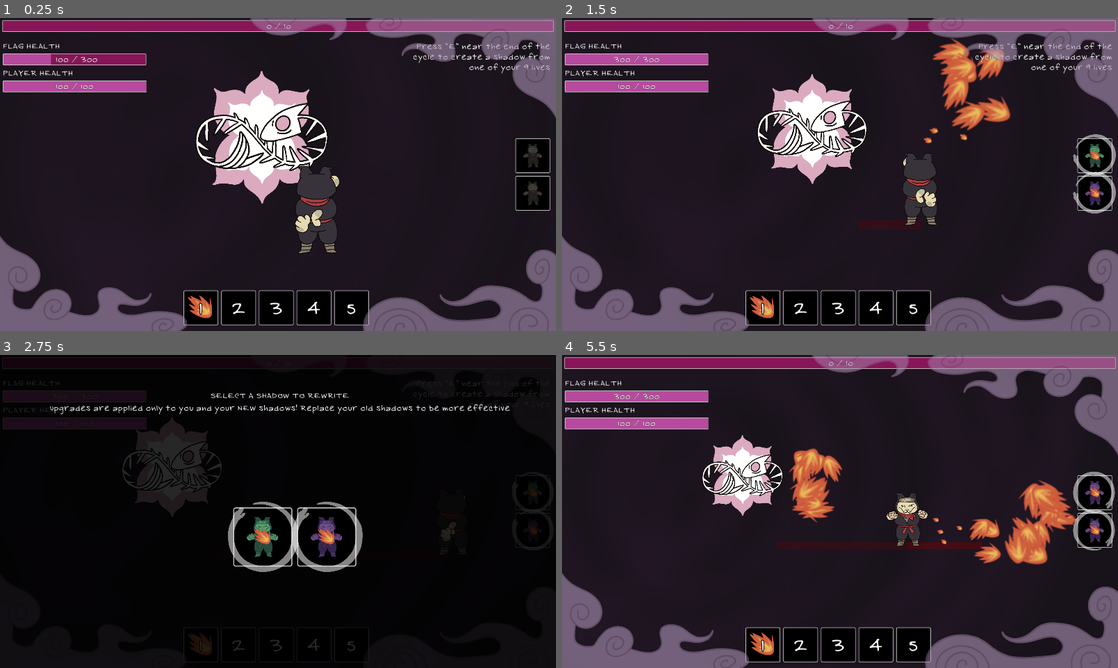
Above: before the commit, frames 1-4 (two rows, left to right).
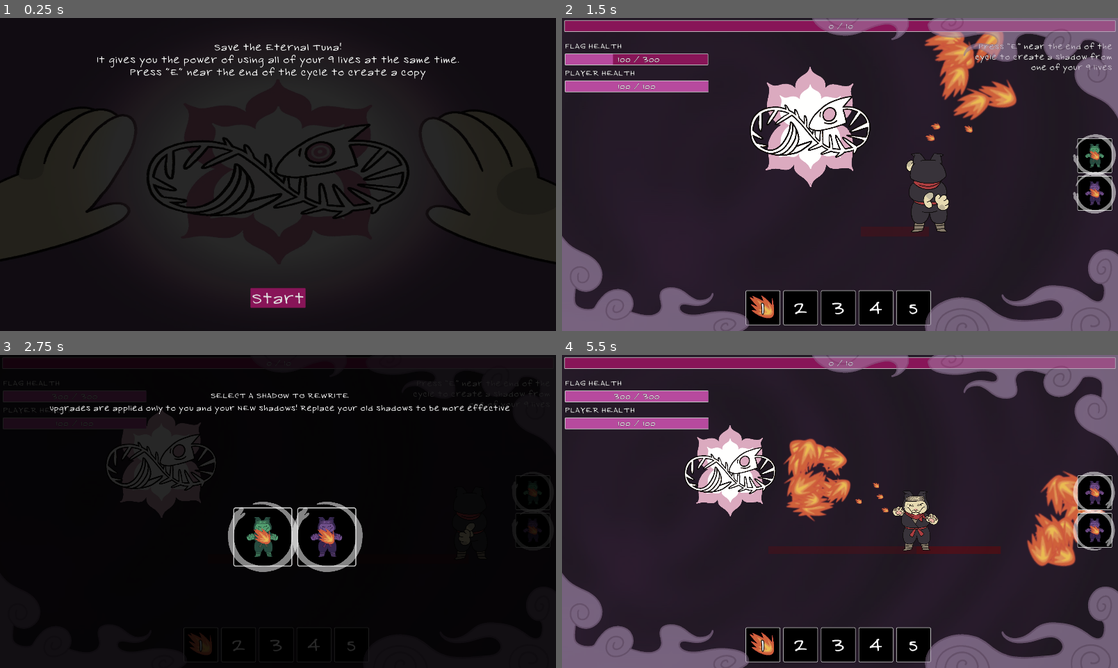
Above: after the commit, the same moments.

Repository: duckenclaw/gmtk2025
Game: Godot game, scene res://src/main_menu.tscn
Two runs of this game, one before a commit and one after it. Both use one fixed random seed, a clock stepped at 60 frames per second and the inputs below. Before the commit the project starts from res://src/game/game.tscn.
Inputs (mouse positions are in pixels of both pictures, inside the frame that each line leads up to):
- Up to frame 1 (0.25 s): no input
- Up to frame 2 (1.5 s): click (840, 296) at 0.5 s, where only the run after the commit has a clickable "Start"; tap E (record) at 1.25, 1.35 s; move the mouse to (962, 158) at 1.27 s; hold Right (ui_right) from 1.28 s (still down); click (962, 158) at 1.42 s
- Up to frame 3 (2.75 s): release Right (ui_right) at 2 s; tap E (record) at 2 s; drag from (166, 527) to (455, 524) at 2.02 s
- Up to frame 4 (5.5 s): tap E (record) at 2.75, 2.85, 3.5, 4.55 s; move the mouse to (895, 442) at 2.77 s; hold Right (ui_right) 2.78-3.5 s; click (895, 442) at 2.92 s; drag from (812, 574) to (734, 467) at 3.52 s; move the mouse to (1006, 558) at 4.27 s; press the mouse at (1006, 558) at 4.28 s; hold Left (ui_left) 4.28-5 s; release the mouse at (1006, 558) at 5 s; drag from (673, 464) to (906, 545) at 5.02 s

The runs differ from the first frame. In frame 1, 29% of the frame differs, in the area x 0-100%, y 0-100%; in frame 2, 7.1%; in frame 3, 1.9%; in frame 4, 8.7%.

Commit message:
last minute fixes

Diff:
--- a/project.godot
+++ b/project.godot
@@ -11,7 +11,7 @@
 [application]
 
 config/name="gmtk2025"
-run/main_scene="uid://c0sene84p44ry"
+run/main_scene="uid://ihpur1o3hacr"
 config/features=PackedStringArray("4.5", "GL Compatibility")
 config/icon="res://icon.svg"
 
--- a/src/enemies/enemy.gd
+++ b/src/enemies/enemy.gd
@@ -32,7 +32,7 @@
 signal enemy_dealt_damage(target: Node, damage: float)
 
 func _ready():
-	current_health = max_health
+	current_health = max_health / 2.0
 	target = main_target
 	$AnimationPlayer.speed_scale = Random.f_range(0.95, 1.05)
 
--- a/src/enemies/enemy_spawner.gd
+++ b/src/enemies/enemy_spawner.gd
@@ -34,7 +34,7 @@
 
 # 1. Start the spawning process
 func start_spawning():
-	remaining_spawns = spawn_count
+	remaining_spawns = spawn_count * 1.5
 	if spawn_timer and remaining_spawns > 0:
 		spawn_timer.start()
 
@@ -54,7 +54,7 @@
 
 # 4. Check if all enemies are dead and spawning is complete
 func _check_wave_complete():
-	if remaining_spawns <= 0 and get_living_enemy_count() == 0:
+	if remaining_spawns <= 0:
 		all_enemies_dead.emit()
 
 # ========== CORE SPAWNING LOGIC ==========
--- a/src/game/game.gd
+++ b/src/game/game.gd
@@ -16,15 +16,18 @@
 
 @onready var upgrade_menu: UpgradeMenu = $UpgradeMenu
 @onready var rewrite_copy_menu: RewriteCopyMenu = $RewriteCopyMenu
+@onready var game_over_screen: GameOverScreen = $GameOverScreen
 
 
 func _ready() -> void:
+	Sound.start_soundtrack()
 	Ref.particle_layer = particle_layer
 	Ref.recorder = recorder_area
 	spawn_player()
 
 
 	flag.origin_health_changed.connect(game_ui.flag_health_changed)
+	flag.flag_died.connect(flag_died)
 
 	State.loop_restarted.connect(update_current_action)
 	State.start_loop()
@@ -35,6 +38,11 @@
 		)
 
 
+
+func flag_died():
+	game_over_screen.show_game_over()
+
+
 func spawn_player():
 	player = PLAYER.instantiate()
 	game_map.add_child(player)
@@ -42,6 +50,10 @@
 	player.player_died.connect(on_player_died)
 
 func on_player_died():
+	if State.max_copies == 0:
+		flag_died()
+		return
+
 	get_tree().paused = true
 	rewrite_copy_menu.open_remove_copy_on_death(player)
 	await State.loop_restarted
--- a/src/game/game.tscn
+++ b/src/game/game.tscn
@@ -29,6 +29,7 @@
 [ext_resource type="Resource" uid="uid://btx7sx2ldajhs" path="res://src/enemies/resources/waves/wave_rare_mixed.tres" id="23_ov5gv"]
 [ext_resource type="Resource" uid="uid://j04dcmhrv5jl" path="res://src/enemies/resources/waves/wave_circular8.tres" id="24_28tqb"]
 [ext_resource type="Resource" uid="uid://dqedlc3ewaurs" path="res://src/enemies/resources/waves/wave_ultra_heavy_double.tres" id="25_rcxir"]
+[ext_resource type="PackedScene" uid="uid://5ieicqy875d1" path="res://src/ui/game_over_screen.tscn" id="30_rcxir"]
 
 [sub_resource type="CircleShape2D" id="CircleShape2D_2e6sl"]
 radius = 80.09994
@@ -39,7 +40,7 @@
 [node name="GameUi" parent="." instance=ExtResource("3_l80un")]
 
 [node name="Background" type="Sprite2D" parent="."]
-modulate = Color(0.32358384, 0.32358387, 0.32358384, 1)
+modulate = Color(0.4117647, 0.4117647, 0.4117647, 1)
 scale = Vector2(0.85, 0.85)
 texture = ExtResource("3_72t65")
 
@@ -76,7 +77,7 @@
 position = Vector2(0, 34)
 
 [node name="WaveTimer" type="Timer" parent="GameMap"]
-wait_time = 15.0
+wait_time = 5.0
 autostart = true
 
 [node name="ParticleLayer" type="Node2D" parent="."]
@@ -90,5 +91,8 @@
 visible = false
 recorder = NodePath("../RecorderArea")
 
+[node name="GameOverScreen" parent="." instance=ExtResource("30_rcxir")]
+visible = false
+
 [connection signal="wave_completed" from="GameMap" to="GameMap" method="_on_wave_completed"]
 [connection signal="timeout" from="GameMap/WaveTimer" to="GameMap" method="_on_wave_timer_timeout"]
--- a/src/game/recorder_area.gd
+++ b/src/game/recorder_area.gd
@@ -95,6 +95,9 @@
 	State.records.append(record)
 
 func remove_recording(record: Record, copy: Player):
+	if record == null:
+		return
+
 	print("Removed recording")
 	State.records.erase(record)
 	State.copies.erase(record.id)
--- a/src/main_menu.tscn
+++ b/src/main_menu.tscn
@@ -1,6 +1,7 @@
-[gd_scene load_steps=2 format=3 uid="uid://ihpur1o3hacr"]
+[gd_scene load_steps=3 format=3 uid="uid://ihpur1o3hacr"]
 
 [ext_resource type="Script" uid="uid://bdq2tyknub0s6" path="res://src/main_menu.gd" id="1_l6cm7"]
+[ext_resource type="Texture2D" uid="uid://bojei1pm8ux3x" path="res://assets/art/cover.JPG" id="2_bq8pk"]
 
 [node name="MainMenu" type="Control"]
 layout_mode = 3
@@ -18,6 +19,16 @@
 anchor_bottom = 1.0
 grow_horizontal = 2
 grow_vertical = 2
+texture = ExtResource("2_bq8pk")
+
+[node name="ColorRect" type="ColorRect" parent="."]
+layout_mode = 1
+anchors_preset = -1
+offset_left = -36.0
+offset_top = -28.0
+offset_right = 1998.0
+offset_bottom = 1130.0
+color = Color(0, 0, 0, 0.84705883)
 
 [node name="TitleScreen" type="MarginContainer" parent="."]
 layout_mode = 1
@@ -36,7 +47,9 @@
 size_flags_horizontal = 4
 size_flags_vertical = 0
 theme_override_font_sizes/font_size = 40
-text = "Title"
+text = "Save the Eternal Tuna!
+It gives you the power of using all of your 9 lives at the same time.
+Press \"E\" near the end of the cycle to create a copy"
 horizontal_alignment = 1
 vertical_alignment = 1
 
@@ -49,18 +62,8 @@
 [node name="StartButton" type="Button" parent="TitleScreen/ButtonsContainer"]
 custom_minimum_size = Vector2(100, 40)
 layout_mode = 2
+theme_override_font_sizes/font_size = 64
 text = "Start"
-
-[node name="OptionsButton" type="Button" parent="TitleScreen/ButtonsContainer"]
-custom_minimum_size = Vector2(100, 40)
-layout_mode = 2
-text = "Options
-"
-
-[node name="ExitButton" type="Button" parent="TitleScreen/ButtonsContainer"]
-custom_minimum_size = Vector2(100, 40)
-layout_mode = 2
-text = "Exit"
 
 [node name="OptionsScreen" type="MarginContainer" parent="."]
 visible = false
@@ -114,6 +117,4 @@
 text = "Exit"
 
 [connection signal="pressed" from="TitleScreen/ButtonsContainer/StartButton" to="." method="_on_start_button_pressed"]
-[connection signal="pressed" from="TitleScreen/ButtonsContainer/OptionsButton" to="." method="_on_options_button_pressed"]
-[connection signal="pressed" from="TitleScreen/ButtonsContainer/ExitButton" to="." method="_on_exit_button_pressed"]
 [connection signal="pressed" from="OptionsScreen/VBoxContainer/ExitOptionsButton" to="." method="_on_exit_options_button_pressed"]
--- a/src/map/flag.gd
+++ b/src/map/flag.gd
@@ -1,5 +1,6 @@
 extends Area2D
 
+signal flag_died
 signal origin_health_changed(health: float)
 
 const INVINSIBILITY_TIME: float = 0.2
@@ -19,11 +20,11 @@
 		return false
 
 	current_health -= incoming_damage
-	#print("FLAG TOOK: " + str(incoming_damage))
-	#print("CURRENT HEALTH: " + str(current_health) + "/" + str(State.flag_max_health))
 	is_invincible = true
-	#print("flag invincible")
 	invincibility_timer.start(INVINSIBILITY_TIME)
+
+	if current_health <= 0.0:
+		flag_died.emit()
 
 	origin_health_changed.emit(current_health)
 	ParticlePool.spawn_number_particle(
--- a/src/player/player.tscn
+++ b/src/player/player.tscn
@@ -40,7 +40,7 @@
 colors = PackedColorArray(0.95485264, 0.90792507, 0.65027493, 1, 0.9411765, 0.92941177, 0.8862745, 1, 0.92941177, 0.8862745, 0.7411765, 1)
 
 [sub_resource type="CircleShape2D" id="CircleShape2D_jiejy"]
-radius = 100.0
+radius = 159.05031
 
 [node name="Player" type="Area2D" groups=["player"]]
 collision_layer = 2
--- a/src/sound/base_sfx.gd
+++ b/src/sound/base_sfx.gd
@@ -5,6 +5,8 @@
 func _ready():
 	play()
 	bus = "Effects"
+	if OS.get_name() == "WEB":
+		volume_db = -17
 	finished.connect(on_finished_playing)
 
 func on_finished_playing():
--- a/src/sound/sound.gd
+++ b/src/sound/sound.gd
@@ -11,10 +11,13 @@
 	process_mode = Node.PROCESS_MODE_ALWAYS
 
 	player = AudioStreamPlayer.new()
+
+	if OS.get_name() == "WEB":
+		player.volume_db = -10
+
 	add_child(player)
 
 	player.bus = "Music"
-	start_soundtrack()
 
 func _process(delta: float) -> void:
 	var new_recently_played: Dictionary
--- /dev/null
+++ b/src/ui/game_over_screen.gd
@@ -0,0 +1,11 @@
+extends CanvasLayer
+class_name GameOverScreen
+
+const MAIN_MENU = preload("uid://ihpur1o3hacr")
+
+func show_game_over():
+
+	get_tree().paused = true
+
+	show()
+	await WaitUtil.wait(5.0)
--- /dev/null
+++ b/src/ui/game_over_screen.tscn
@@ -0,0 +1,39 @@
+[gd_scene load_steps=2 format=3 uid="uid://5ieicqy875d1"]
+
+[ext_resource type="Script" uid="uid://cjrjiio4v235b" path="res://src/ui/game_over_screen.gd" id="1_wmw1d"]
+
+[node name="GameOverScreen" type="CanvasLayer"]
+process_mode = 3
+script = ExtResource("1_wmw1d")
+
+[node name="ColorRect" type="ColorRect" parent="."]
+anchors_preset = -1
+offset_left = -36.0
+offset_top = -28.0
+offset_right = 1998.0
+offset_bottom = 1130.0
+color = Color(0, 0, 0, 0.84705883)
+
+[node name="CenterContainer" type="CenterContainer" parent="."]
+anchors_preset = 15
+anchor_right = 1.0
+anchor_bottom = 1.0
+grow_horizontal = 2
+grow_vertical = 2
+
+[node name="VBoxContainer" type="VBoxContainer" parent="CenterContainer"]
+layout_mode = 2
+
+[node name="Label" type="Label" parent="CenterContainer/VBoxContainer"]
+layout_mode = 2
+theme_override_font_sizes/font_size = 64
+text = "The Eternal Tuna has been destroyed!
+You've lost!"
+horizontal_alignment = 1
+
+[node name="Label2" type="Label" parent="CenterContainer/VBoxContainer"]
+layout_mode = 2
+theme_override_font_sizes/font_size = 64
+text = "
+Please reload the page to restart :c"
+horizontal_alignment = 1
--- a/src/ui/numbers/number_change_particle.gd
+++ b/src/ui/numbers/number_change_particle.gd
@@ -24,6 +24,7 @@
 
 	global_position = g_pos
 	position.x -= 100
+	position.y -= 100
 	position += Random.point_within_box(RANDOM_OFFSET)
 
 	modulate.a = 1.0
--- a/src/upgrades/upgrade_list.gd
+++ b/src/upgrades/upgrade_list.gd
@@ -8,155 +8,155 @@
 const WATER_BIG = preload("uid://dhx4fp48nt5ty")
 
 static func get_upgrade_list() -> Array[Upgrade]:
-    var list: Array[Upgrade]
+	var list: Array[Upgrade]
 
-    for i in 3:
-        var upgrade: Upgrade = Upgrade.new()
+	for i in 3:
+		var upgrade: Upgrade = Upgrade.new()
 
-        upgrade.title = "More fire damage!"
-        upgrade.texture = FIRE_BIG
-        upgrade.mult = 2.0
-        upgrade.condition = func(): return State.fire_available
-        upgrade.action = func(): State.player_config.fire_damage *= 1.4
+		upgrade.title = "More fire damage!"
+		upgrade.texture = FIRE_BIG
+		upgrade.mult = 2.0
+		upgrade.condition = func(): return State.fire_available
+		upgrade.action = func(): State.player_config.fire_damage *= 1.4
 
-        list.append(upgrade)
+		list.append(upgrade)
 
 
 
 
-    for i in 3:
-        var upgrade: Upgrade = Upgrade.new()
+	for i in 3:
+		var upgrade: Upgrade = Upgrade.new()
 
-        upgrade.title = "BLACK HOLE"
-        upgrade.texture = DARK_BIG
-        upgrade.desctiption = "Deals small damage. Sucks enemies into the center"
-        upgrade.condition = func(): return State.black_hole_available != true
-        upgrade.action = func(): State.black_hole_available = true
+		upgrade.title = "BLACK HOLE"
+		upgrade.texture = DARK_BIG
+		upgrade.desctiption = "Deals small damage. Sucks enemies into the center"
+		upgrade.condition = func(): return State.black_hole_available != true
+		upgrade.action = func(): State.black_hole_available = true
 
-        list.append(upgrade)
+		list.append(upgrade)
 
-    for i in 3:
-        var upgrade: Upgrade = Upgrade.new()
+	for i in 3:
+		var upgrade: Upgrade = Upgrade.new()
 
-        upgrade.title = "Wider black hole!"
-        upgrade.texture = DARK_BIG
-        upgrade.mult = 1.5
-        upgrade.condition = func(): return State.black_hole_available
-        upgrade.action = func(): State.player_config.black_hole_radius *= 1.5
+		upgrade.title = "Wider black hole!"
+		upgrade.texture = DARK_BIG
+		upgrade.mult = 1.5
+		upgrade.condition = func(): return State.black_hole_available
+		upgrade.action = func(): State.player_config.black_hole_radius *= 1.5
 
-        list.append(upgrade)
+		list.append(upgrade)
 
 
-    for i in 3:
-        var upgrade: Upgrade = Upgrade.new()
+	for i in 3:
+		var upgrade: Upgrade = Upgrade.new()
 
-        upgrade.title = "WAVE"
-        upgrade.texture = WATER_BIG
-        upgrade.desctiption = "Deals small damage. Pushes enemies far away"
-        upgrade.condition = func(): return State.wave_available != true
-        upgrade.action = func(): State.wave_available = true
+		upgrade.title = "WAVE"
+		upgrade.texture = WATER_BIG
+		upgrade.desctiption = "Deals small damage. Pushes enemies far away"
+		upgrade.condition = func(): return State.wave_available != true
+		upgrade.action = func(): State.wave_available = true
 
-        list.append(upgrade)
+		list.append(upgrade)
 
 
-    for i in 3:
-        var upgrade: Upgrade = Upgrade.new()
+	for i in 3:
+		var upgrade: Upgrade = Upgrade.new()
 
-        upgrade.title = "Wider wave!"
-        upgrade.texture = WATER_BIG
-        upgrade.mult = 1.5
-        upgrade.condition = func(): return State.wave_available
-        upgrade.action = func(): State.player_config.wave_width *= 1.5
+		upgrade.title = "Wider wave!"
+		upgrade.texture = WATER_BIG
+		upgrade.mult = 1.5
+		upgrade.condition = func(): return State.wave_available
+		upgrade.action = func(): State.player_config.wave_width *= 1.5
 
-        list.append(upgrade)
+		list.append(upgrade)
 
 
 
 
-    for i in 3:
-        var upgrade: Upgrade = Upgrade.new()
+	for i in 3:
+		var upgrade: Upgrade = Upgrade.new()
 
-        upgrade.title = "LIGHT LASER"
-        upgrade.texture = LIGHT_BIG
-        upgrade.desctiption = "Deals high damage. Attacks in a straight line"
-        upgrade.condition = func(): return State.laser_available != true
-        upgrade.action = func(): State.laser_available = true
+		upgrade.title = "LIGHT LASER"
+		upgrade.texture = LIGHT_BIG
+		upgrade.desctiption = "Deals high damage. Attacks in a straight line"
+		upgrade.condition = func(): return State.laser_available != true
+		upgrade.action = func(): State.laser_available = true
 
-        list.append(upgrade)
+		list.append(upgrade)
 
-    for i in 3:
-        var upgrade: Upgrade = Upgrade.new()
+	for i in 3:
+		var upgrade: Upgrade = Upgrade.new()
 
-        upgrade.title = "More laser damage!"
-        upgrade.texture = LIGHT_BIG
-        upgrade.mult = 2.0
-        upgrade.condition = func(): return State.wave_available
-        upgrade.action = func(): State.player_config.wave_width *= 1.4
+		upgrade.title = "More laser damage!"
+		upgrade.texture = LIGHT_BIG
+		upgrade.mult = 2.0
+		upgrade.condition = func(): return State.laser_available
+		upgrade.action = func(): State.player_config.wave_width *= 1.4
 
-        list.append(upgrade)
+		list.append(upgrade)
 
 
 
-    for i in 3:
-        var upgrade: Upgrade = Upgrade.new()
+	for i in 3:
+		var upgrade: Upgrade = Upgrade.new()
 
-        upgrade.title = "ROCK"
-        upgrade.texture = ROCK_BIG
-        upgrade.desctiption = "Deals very high damage on a distance"
-        upgrade.condition = func(): return State.rock_available != true
-        upgrade.action = func(): State.rock_available = true
+		upgrade.title = "ROCK"
+		upgrade.texture = ROCK_BIG
+		upgrade.desctiption = "Deals very high damage on a distance"
+		upgrade.condition = func(): return State.rock_available != true
+		upgrade.action = func(): State.rock_available = true
 
-        list.append(upgrade)
+		list.append(upgrade)
 
 
-    for i in 3:
-        var upgrade: Upgrade = Upgrade.new()
+	for i in 3:
+		var upgrade: Upgrade = Upgrade.new()
 
-        upgrade.title = "Even deadlier rock!"
-        upgrade.texture = ROCK_BIG
-        upgrade.mult = 2.5
-        upgrade.condition = func(): return State.rock_available
-        upgrade.action = func(): State.player_config.wave_width *= 1.4
+		upgrade.title = "Even deadlier rock!"
+		upgrade.texture = ROCK_BIG
+		upgrade.mult = 2.5
+		upgrade.condition = func(): return State.rock_available
+		upgrade.action = func(): State.player_config.wave_width *= 1.4
 
-        list.append(upgrade)
+		list.append(upgrade)
 
 
-    for i in 3:
-        var upgrade: Upgrade = Upgrade.new()
+	for i in 3:
+		var upgrade: Upgrade = Upgrade.new()
 
-        upgrade.title = "More health!"
-        upgrade.mult = 1.2
-        upgrade.action = func(): State.player_config.max_health *= 1.2
+		upgrade.title = "More health!"
+		upgrade.mult = 1.2
+		upgrade.action = func(): State.player_config.max_health *= 1.2
 
-        list.append(upgrade)
+		list.append(upgrade)
 
-    for i in 3:
-        var upgrade: Upgrade = Upgrade.new()
+	for i in 3:
+		var upgrade: Upgrade = Upgrade.new()
 
-        upgrade.title = "More overall damage!"
-        upgrade.mult = 1.1
-        upgrade.action = func(): State.player_config.damage_mult *= 1.1
+		upgrade.title = "More overall damage!"
+		upgrade.mult = 1.1
+		upgrade.action = func(): State.player_config.damage_mult *= 1.1
 
-        list.append(upgrade)
+		list.append(upgrade)
 
-    for i in 3:
-        var upgrade: Upgrade = Upgrade.new()
+	for i in 3:
+		var upgrade: Upgrade = Upgrade.new()
 
-        upgrade.title = "More flag HP!"
-        upgrade.mult = 1.5
-        upgrade.action = func(): State.flag_max_health *= 1.5
+		upgrade.title = "More flag HP!"
+		upgrade.mult = 1.5
+		upgrade.action = func(): State.flag_max_health *= 1.5
 
-        list.append(upgrade)
+		list.append(upgrade)
 
-    for i in 10:
-        var upgrade: Upgrade = Upgrade.new()
+	for i in 10:
+		var upgrade: Upgrade = Upgrade.new()
 
-        upgrade.title = "More Shadows!"
-        upgrade.desctiption = "Use all of you cat lives at the same time"
-        upgrade.condition = func(): return State.max_copies < State.TOTAL_MAX_COPIES
-        upgrade.action = func(): State.max_copies += 1
+		upgrade.title = "More Shadows!"
+		upgrade.desctiption = "Use all of you cat lives at the same time"
+		upgrade.condition = func(): return State.max_copies < State.TOTAL_MAX_COPIES
+		upgrade.action = func(): State.max_copies += 1
 
-        list.append(upgrade)
+		list.append(upgrade)
 
 
-    return list
+	return list
Binary file added: src/game/Screenshot 2025-08-04 at 00.05.53.png
Not shown, added: src/game/Screenshot 2025-08-04 at 00.05.53.png.import
Not shown: 1 places in src/game/game.tscn that only renumber resources
Not shown, added: src/ui/game_over_screen.gd.uid
